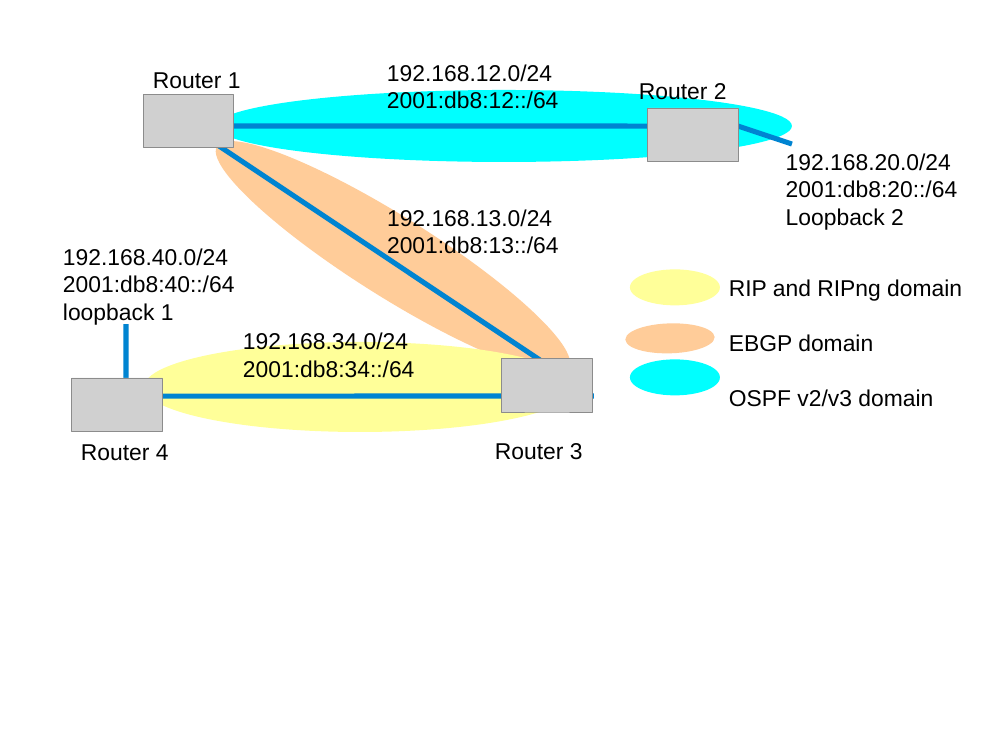
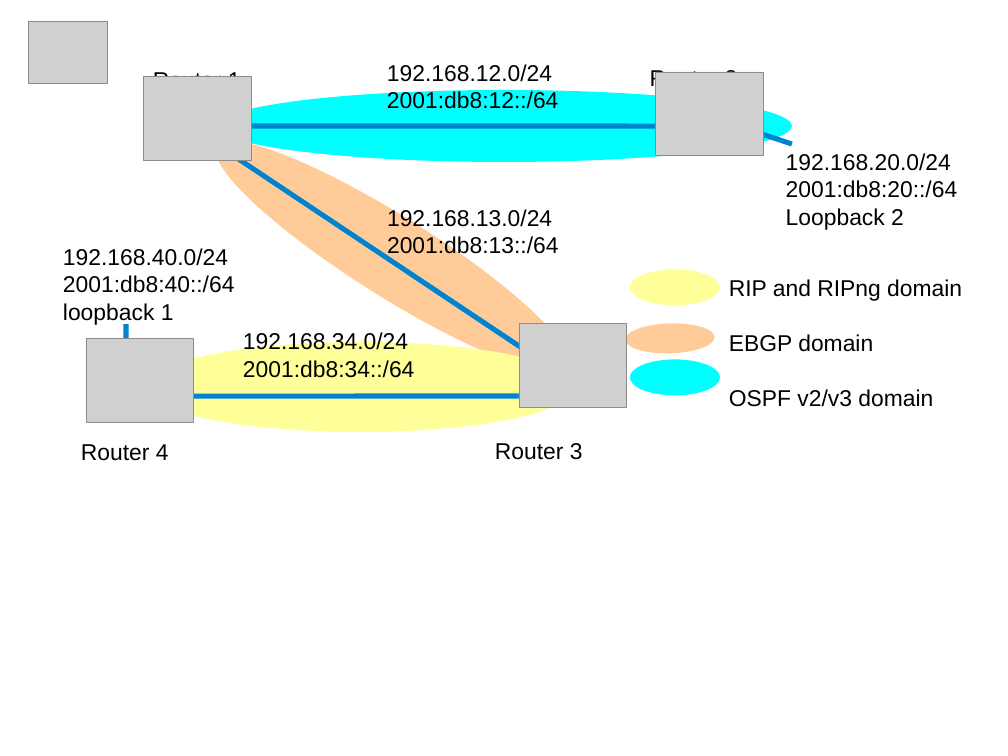
Before and after one commit to ocochard/BSDRP, a slide deck: slide 5 of docs/labs.examples.odp (slide 4 before the commit). Drawn at 1008x756 pixels with LibreOffice and Linux fonts; fonts in the diff are those of the drawing; grey boxes stand for pictures. Boxes give left, top, right and bottom in pixels: in the first picture for what was removed or moved away, otherwise in the second. Text is boxed around its words. In the diff, an @@ line names an element or a change of style, - is before the commit and + after.

```diff
--- a/docs/labs.examples.odp
+++ b/docs/labs.examples.odp
@@ picture added at box(28, 22, 107, 84) @@
@@ text "Router 2": place and size @@
-text "Router 2" at box(639, 81, 727, 105)
+text "Router 2" at box(650, 68, 738, 92)
@@ picture: place and size @@
-picture at box(144, 95, 234, 148)
+picture at box(144, 77, 251, 161)
@@ picture: place and size @@
-picture at box(649, 108, 739, 161)
+picture at box(656, 72, 763, 156)
@@ picture: place and size @@
-picture at box(502, 359, 593, 412)
+picture at box(520, 324, 627, 408)
@@ picture: place and size @@
-picture at box(72, 378, 163, 431)
+picture at box(86, 338, 193, 423)
```
Also in this commit, not shown: 2 other slides changed, 2 slides added, 3 slides removed, 12 other files.
